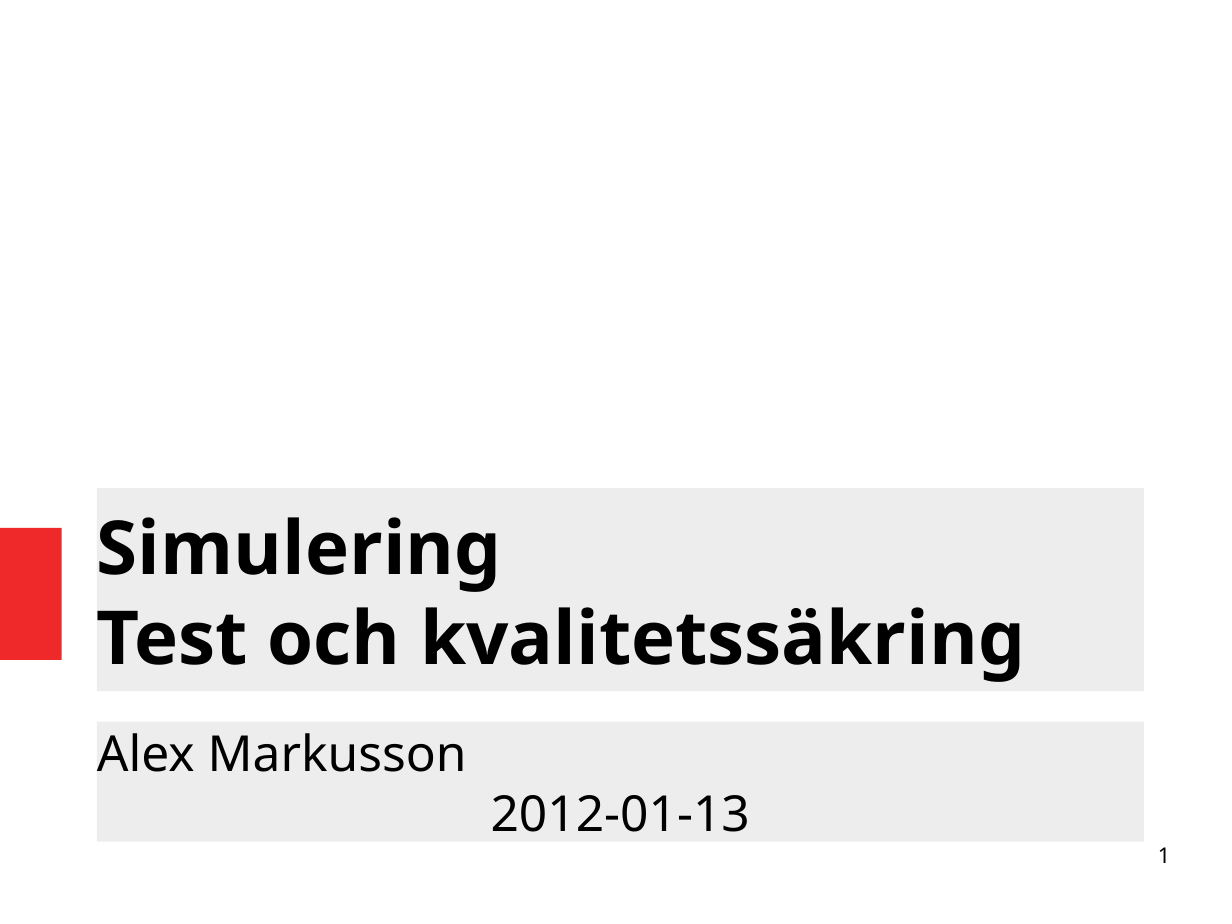
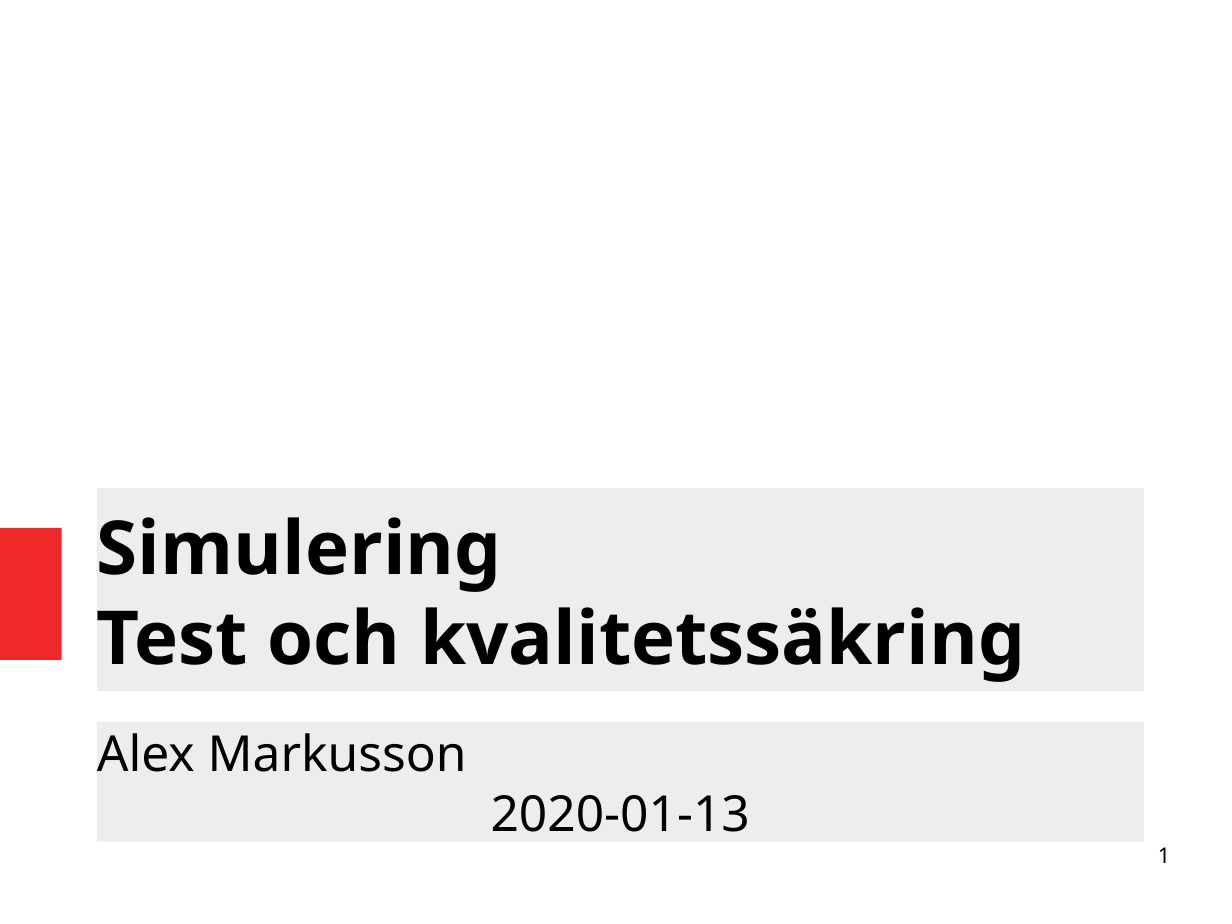
Before and after one commit to AlexMarqsson/test_hemtenta, a slide deck: slide 1 of Test_presentation_AlexM.odp. Drawn at 1232x924 pixels with LibreOffice and Linux fonts; fonts in the diff are those of the drawing; background and template pictures are left out. Boxes give left, top, right and bottom in pixels: in the first picture for what was removed or moved away, otherwise in the second. Text is boxed around its words. In the diff, an @@ line names an element or a change of style, - is before the commit and + after.

Commit message:
Changed date in slides

```diff
--- a/Test_presentation_AlexM.odp
+++ b/Test_presentation_AlexM.odp
@@ subtitle at [97, 733, 750, 832]: text changed @@
-Alex Markusson 2012-01-13
+Alex Markusson 2020-01-13
```
